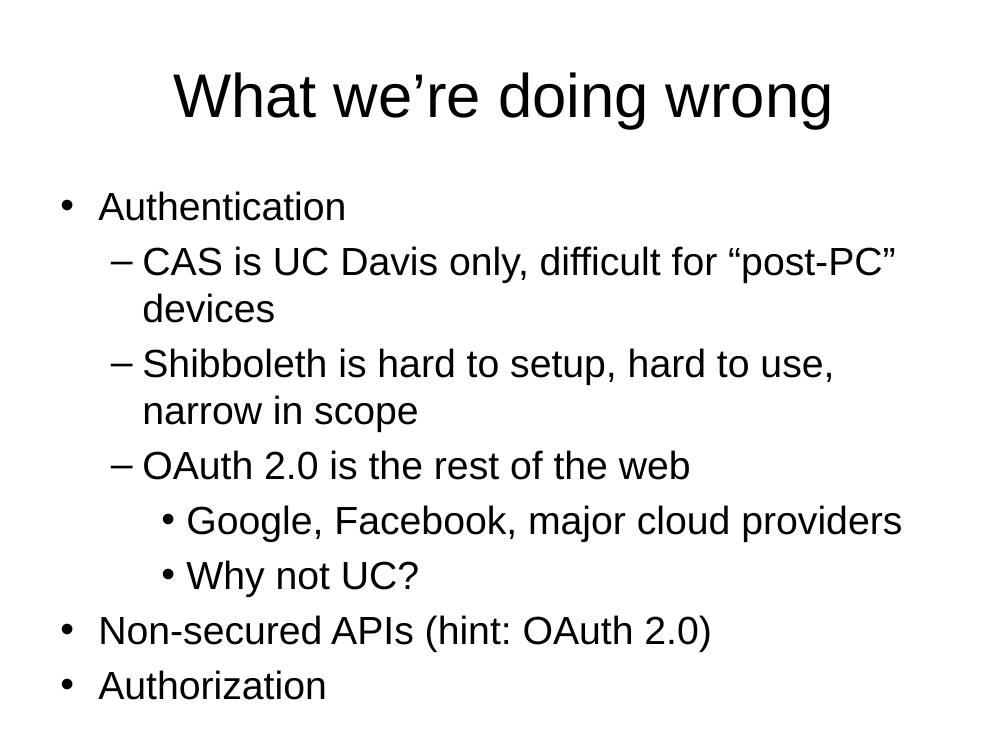
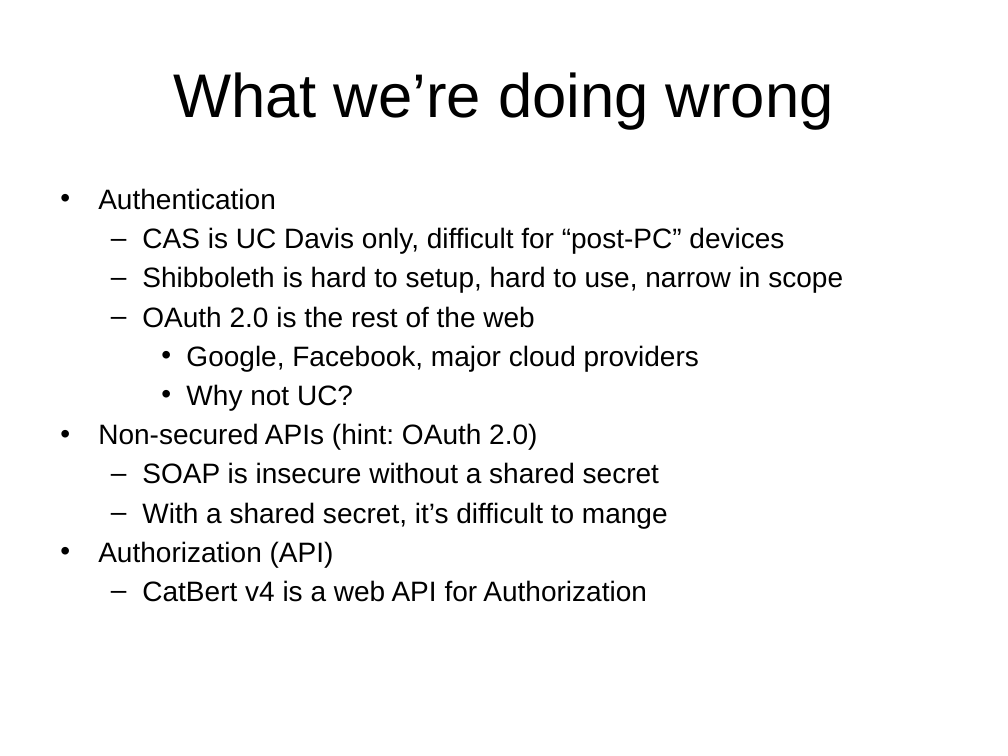
Before and after one commit to acgetchell/Presentations, a slide deck: slide 10 of TIF-Ignite.pptx. Drawn at 1008x756 pixels with LibreOffice and Linux fonts; fonts in the diff are those of the drawing; background and template pictures are left out. Boxes give left, top, right and bottom in pixels: in the first picture for what was removed or moved away, otherwise in the second. Text is boxed around its words. In the diff, an @@ line names an element or a change of style, - is before the commit and + after.

```diff
--- a/TIF-Ignite.pptx
+++ b/TIF-Ignite.pptx
@@ text at box(98, 188, 843, 449): size 28 to 20 pt in "Authentication", "CAS is UC Davis only, difficult for ...", "Shibboleth is hard to setup, hard to ...", "OAuth 2.0 is the rest of the ..." and 3 more places; less space between paragraphs @@
@@ text at box(98, 462, 668, 602): text changed; size 28 to 20 pt @@
-• Authorization
+  – SOAP is insecure without a shared secret
+  – With a shared secret, it’s difficult to mange
+• Authorization (API)
+  – CatBert v4 is a web API for Authorization
```
Also in this commit, not shown: 3 other slides changed, 1 other file.
